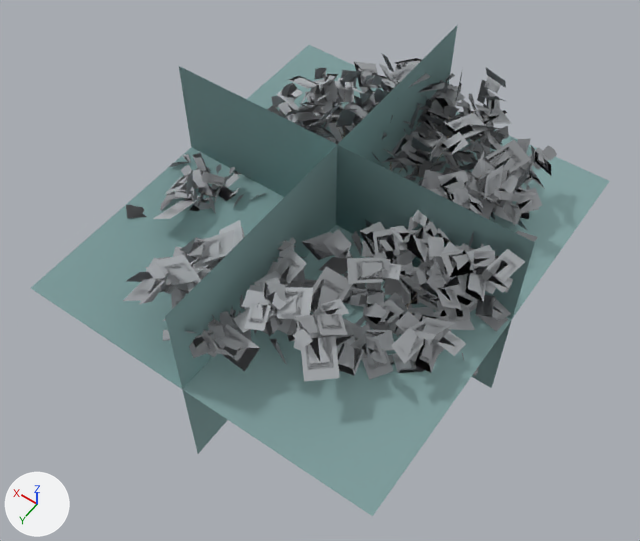
The glTF model data/models/board/vegetation/foliage-snow.glb, before and after one commit.
One viewpoint serves both versions: a 50 mm lens placed at (-25.1, 37.2, 61.2), pointed at (-0.6, 3.0, 7.4). Every picture has the same lights, and +X, +Y and +Z are marked at lower left. The first picture is the older version. Where no turn or scale is listed for an object, it has been applied to the vertices. Vertices at exactly the same position are counted once.

In view in the first picture: 'foliage-snow-lod0.001', 'foliage-snow-lod1.001', 'foliage-snow-lod2.001', 'foliage-snow-lod3.001'.
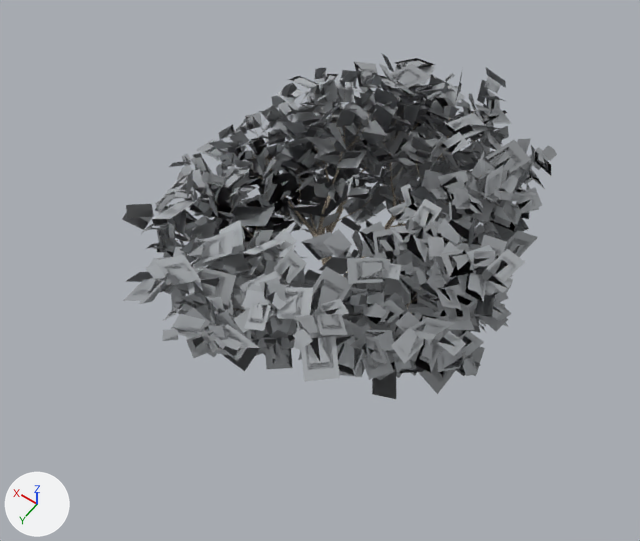
Changed parts and their boxes [x1, y1, x2, y2] in the pictures (640 x 541 px; the box of a moved part takes in the faces that stretch with it):
```json
{"object": "foliage-snow-lod3.001", "change": "reshaped, recoloured", "before": [31, 26, 609, 516], "on screen": "not visible afterwards"}
{"part": 1, "of": "me_foliage_snow_lod3", "change": "moved or reshaped", "before": [31, 45, 609, 516], "on screen": "not visible afterwards"}
{"part": 2, "of": "me_foliage_snow_lod3", "change": "recoloured", "before": [31, 26, 609, 516], "on screen": "cyan"}
```

Edits to the scene script, one JSON object a line:
```json
{"block": "me_foliage_snow_lod3", "where": "me_foliage_snow_lod3.from_pydata(...)  # 12 vertices, 6 faces; spans x -15.2..14.6, y -16.5..17.9, z 0.0..18.0"}
{"block": "me_foliage_snow_lod3", "where": "# used by ob_foliage_snow_lod3_001; location = (0.0, 0.0, 0.0)"}
{"block": "me_foliage_snow_lod3", "change": "me_foliage_snow_lod3 part 1: the loose piece of 4 vertices spanning x -15.2..14.6, y -16.5..17.9, z 9.5 is moved by (0.0, 0.0, 0.4)"}
{"block": "me_foliage_snow_lod3", "change": "me_foliage_snow_lod3 part 2: 6 faces centred in x -5.3..4.6, y -5.1..6.4, z 6.0..12.0 are repainted in the vertex colours; the middle colour goes from cyan #cfffff to white #f8ffee"}
```
